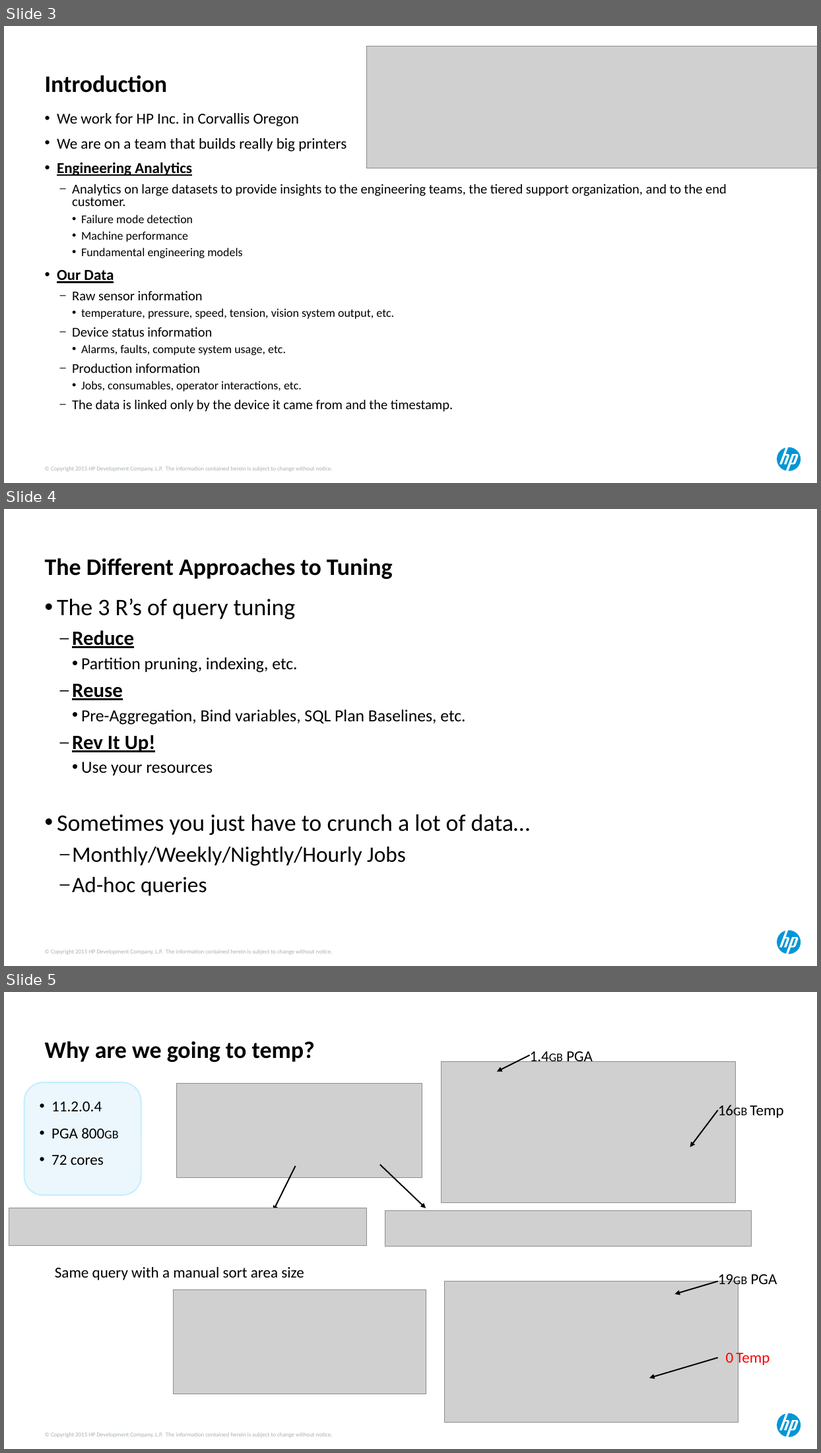
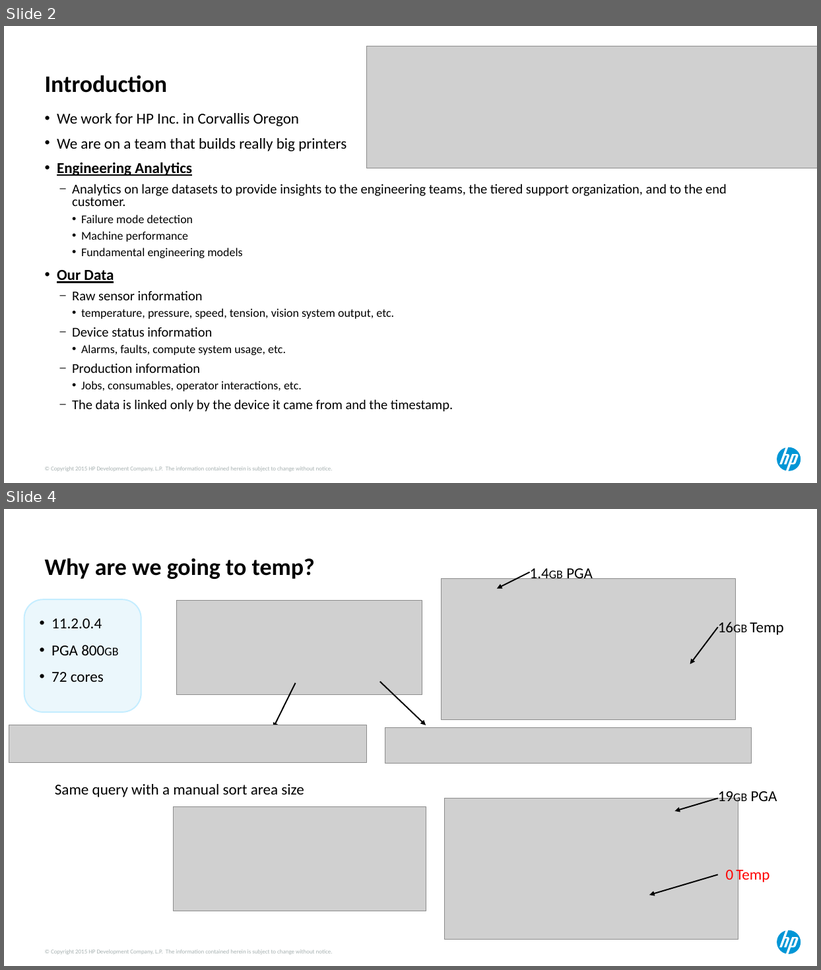
Before and after one commit to ndesilets/Group-13-HP-Big-Data-Analytics, a slide deck: Power Point Files/hotsos_2017 (combined).pptx. Shown one above the other, each under a label of ours: slides 3, 4 and 5 before the commit, slides 2 and 4 after it; the slides between them are not shown. The pictures are 821x1453 and 821x970 pixels, drawn with LibreOffice and Linux fonts; fonts in the diff are those of the drawing; grey boxes stand for pictures. Boxes give left, top, right and bottom in pixels: in the first picture for what was removed or moved away, otherwise in the second. Text is boxed around its words. In the diff, an @@ line names an element or a change of style, - is before the commit and + after.

```diff
--- a/Power Point Files/hotsos_2017 (combined).pptx
+++ b/Power Point Files/hotsos_2017 (combined).pptx
@@ slide 4 removed at [4, 509, 817, 966], background #FFFFFF; not listed: 2 template elements that a slide beside it also shows @@
@@ title removed at [45, 558, 393, 579] @@
-The Different Approaches to Tuning
@@ text removed at [57, 599, 530, 896] @@
-• The 3 R’s of query tuning
-  – Reduce
-    • Partition pruning, indexing, etc.
-  – Reuse
-    • Pre-Aggregation, Bind variables, SQL Plan Baselines, etc.
-  – Rev It Up!
-    • Use your resources
-• Sometimes you just have to crunch a lot of data…
-  – Monthly/Weekly/Nightly/Hourly Jobs
-  – Ad-hoc queries
@@ what was slide 3 is now slide 2 @@
@@ what was slide 5 is now slide 4 @@
```
Also in this commit, not shown: 15 slides changed, 1 slide added.
